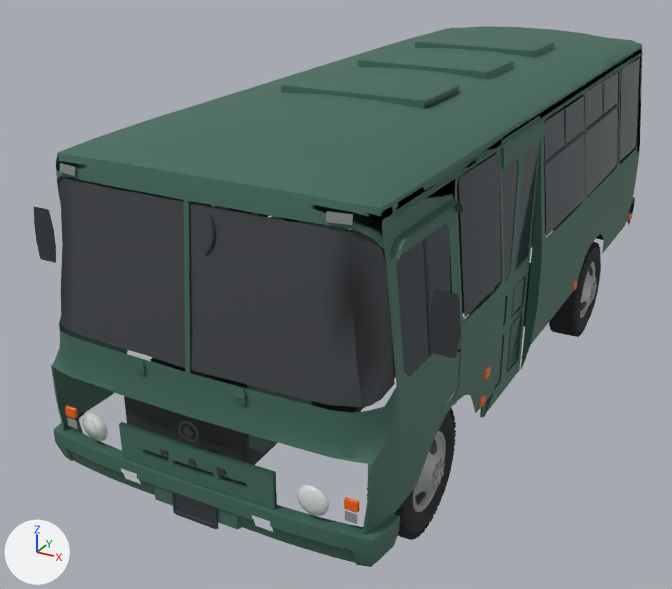
Before and after pictures for a commit that changed the glTF model public/models/gtav/paz3205.glb.
The view is the same before and after, from a 50 mm lens placed at (3.1, -6.41, 3.14), pointed at (-0.53, 0.18, -0.16). The lights are fixed; the arrows at lower left show +X, +Y and +Z. The picture after the commit comes second. Where no turn or scale is listed for an object, it has been applied to the vertices.

Objects in the first picture: 'chassis_trim', 'chassisbody', 'glass', 'headlights', 'wheel_fl', 'wheel_rl' and 5 more.
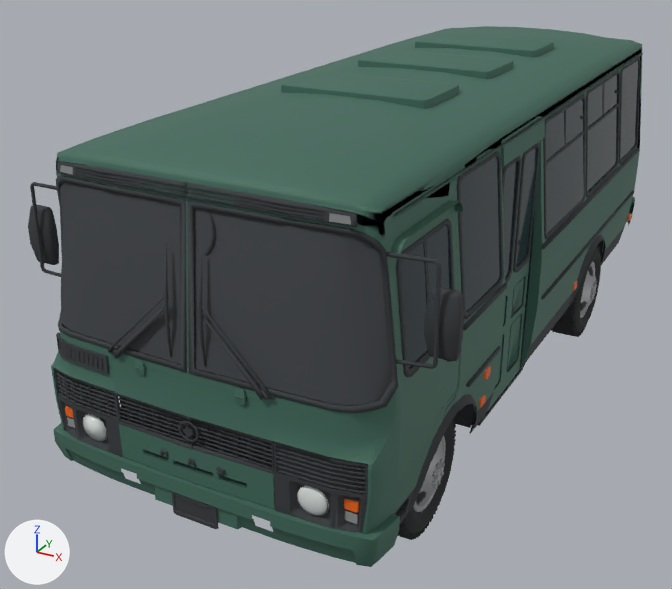
Boxes [x1, y1, x2, y2] around the edits, measured in the pictures (672 x 589 px):
'interior', added: after [28, 53, 641, 533]

What the commit changed:
Mesh me_interior is new.
It has 17642 vertices, 29190 faces and spans x -1.55..1.55, y -3.36..3.36, z -1.18..1.18.
It uses material mat_car_trim (dark grey #35383c).
Object 'interior' (ob_interior) is new; it shows me_interior.
Its location is (-0.005, 0.758, 0.614).
